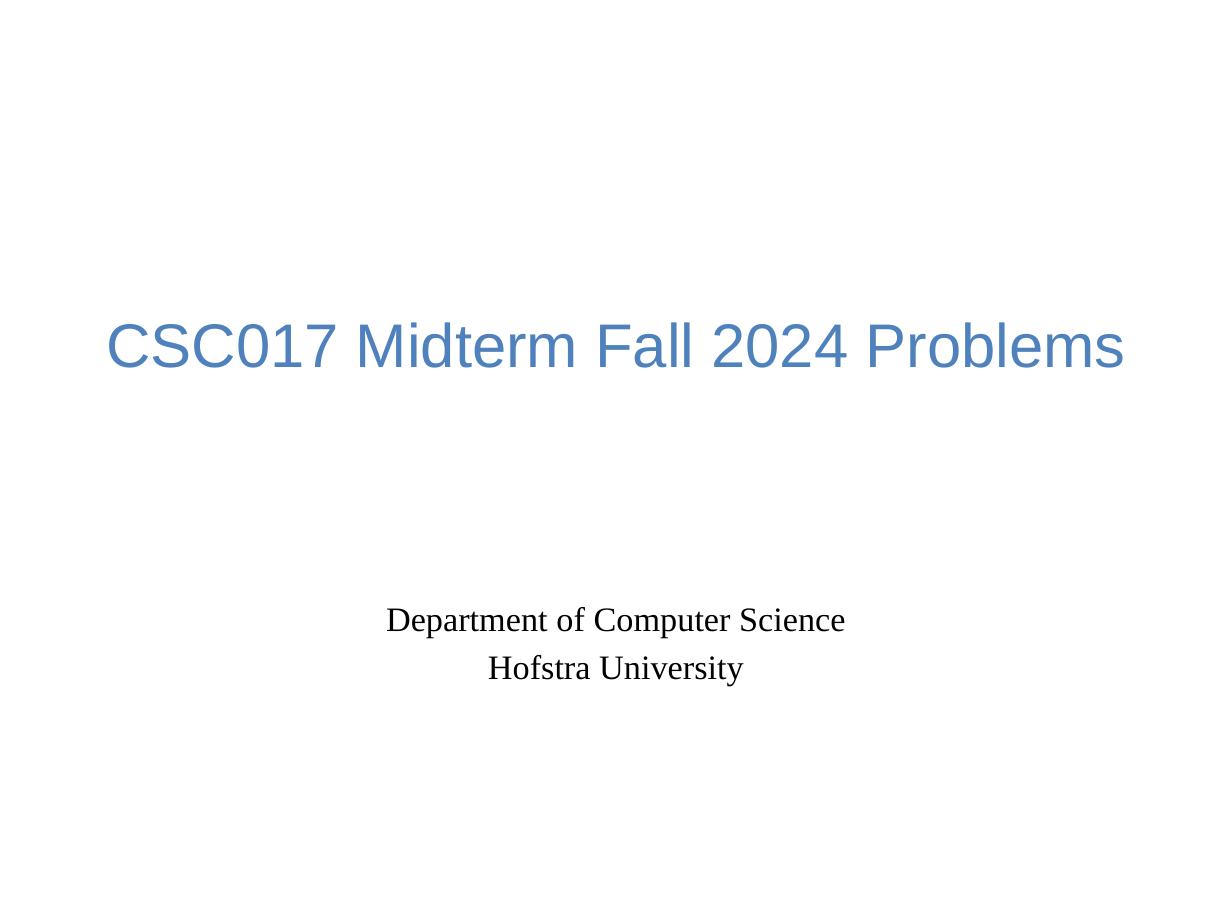
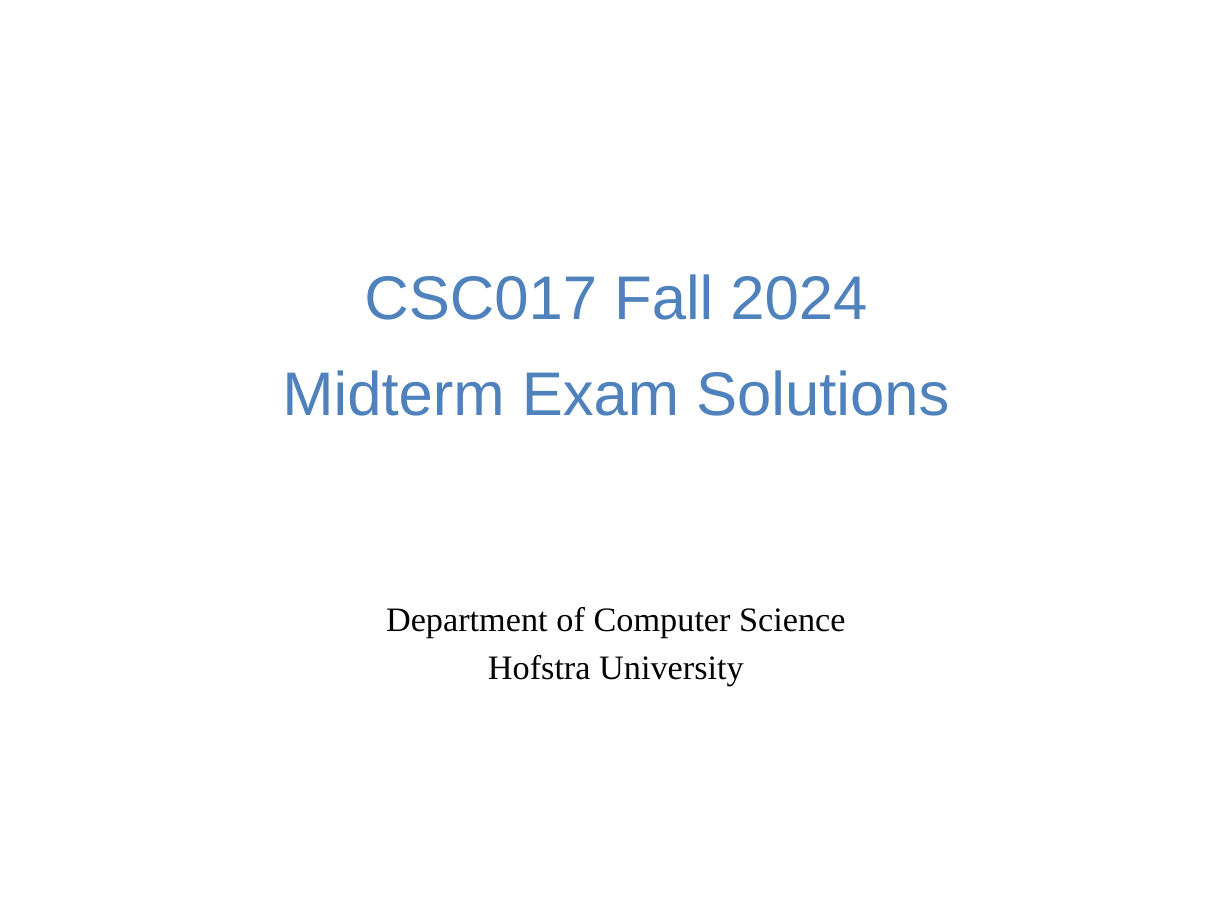
Before and after one commit to guhofstra/CSC111Fa25, a slide deck: slide 1 of PPTs/Quiz/MidtermExam2024.pptx. Drawn at 1232x924 pixels with LibreOffice and Linux fonts; fonts in the diff are those of the drawing. Boxes give left, top, right and bottom in pixels: in the first picture for what was removed or moved away, otherwise in the second. Text is boxed around its words. In the diff, an @@ line names an element or a change of style, - is before the commit and + after.

```diff
--- a/PPTs/Quiz/MidtermExam2024.pptx
+++ b/PPTs/Quiz/MidtermExam2024.pptx
@@ title at (x1=282, y1=274, x2=949, y2=416): text changed @@
-CSC017 Midterm Fall 2024 Problems
+CSC017 Fall 2024
+Midterm Exam Solutions
```
Also in this commit, not shown: 2 other files.
